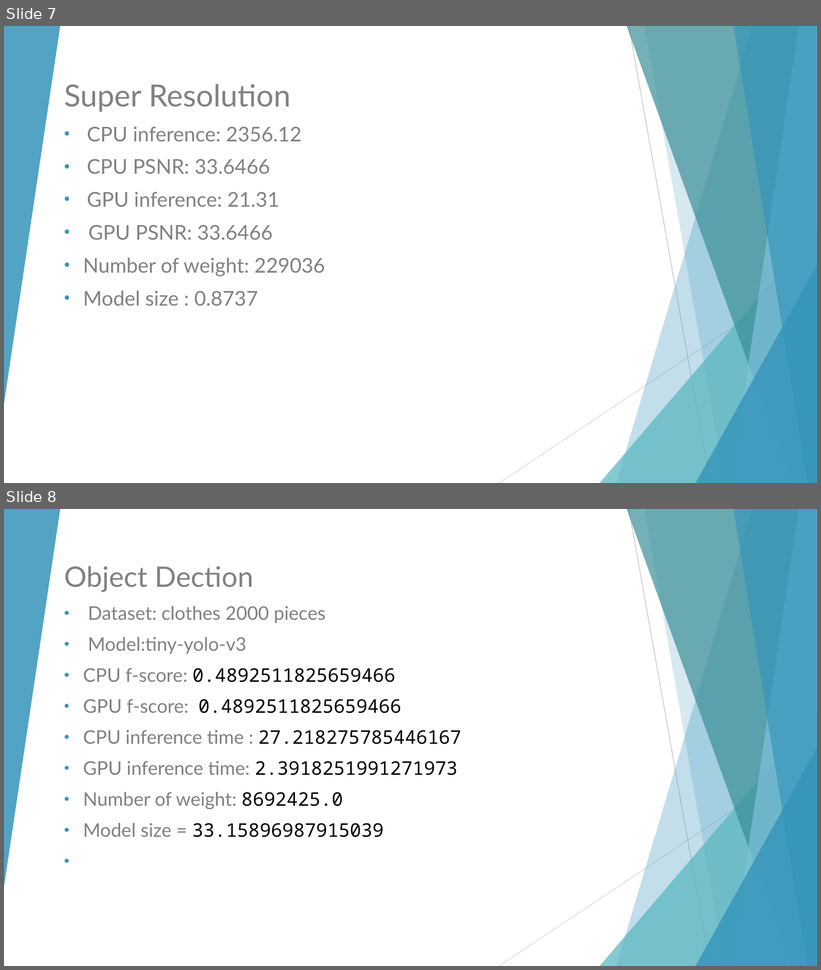
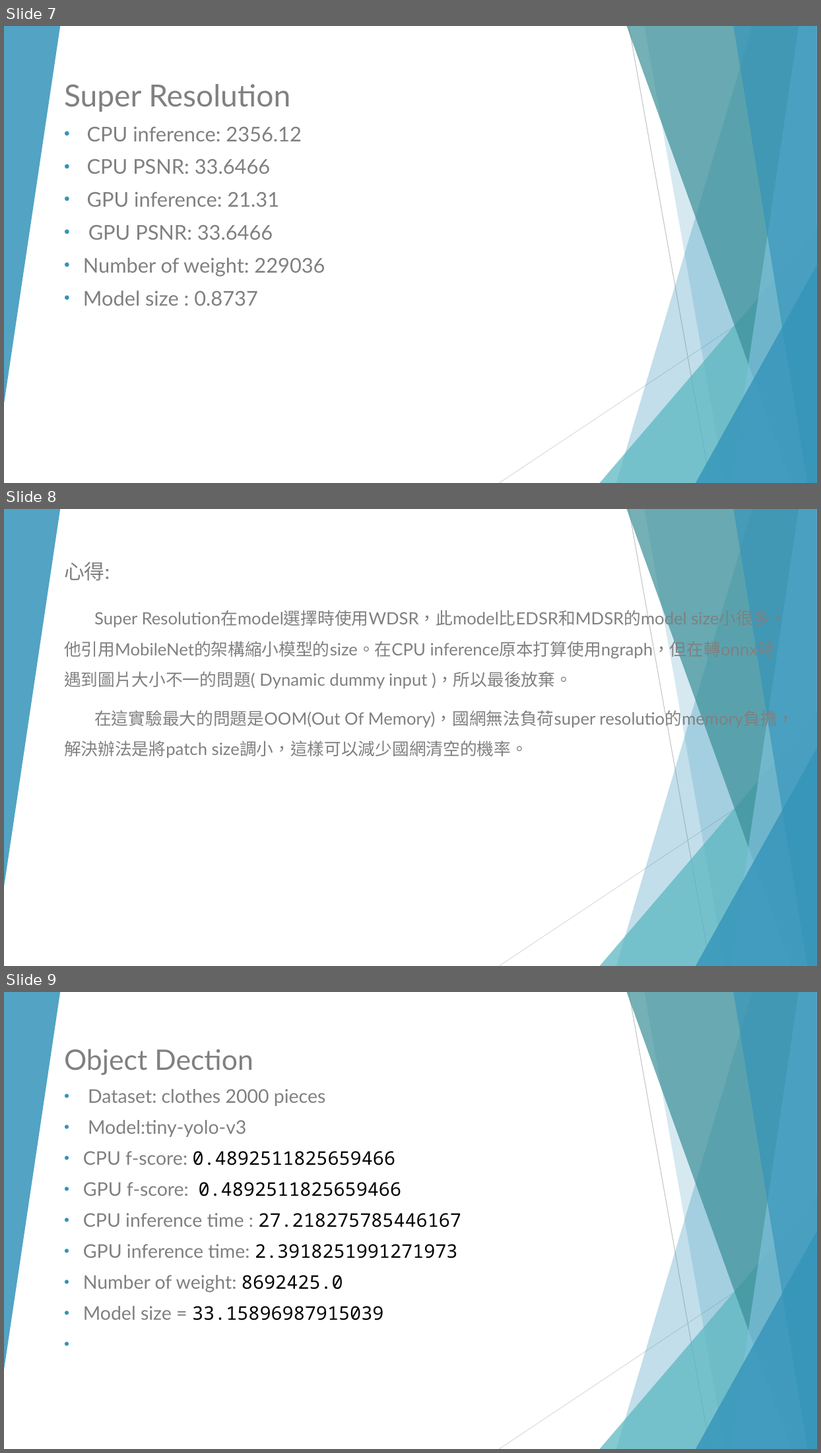
Before and after one commit to Mowd/nctu_dl_final, a slide deck: DL_final_team7_v1.1.pptx. Shown one above the other, each under a label of ours: slides 7 and 8 before the commit, slides 7, 8 and 9 after it. The pictures are 821x970 and 821x1453 pixels, drawn with LibreOffice and Linux fonts; fonts in the diff are those of the drawing. Boxes give left, top, right and bottom in pixels: in the first picture for what was removed or moved away, otherwise in the second. Text is boxed around its words. In the diff, an @@ line names an element or a change of style, - is before the commit and + after.

```diff
--- a/DL_final_team7_v1.1.pptx
+++ b/DL_final_team7_v1.1.pptx
@@ slide 8 added at bbox=[4, 509, 817, 966], background #FFFFFF; not listed: 10 template elements that a slide beside it also shows @@
@@ subtitle added at bbox=[64, 562, 794, 758], 20 pt, text #808080 @@
+心得:
+Super Resolution在model選擇時使用WDSR，此model比EDSR和MDSR的model size小很多，他引用MobileNet的架構縮小模型的size。在CPU inference原本打算使用ngraph，但在轉onnx時遇到圖片大小不一的問題( Dynamic dummy input )，所以最後放棄。
+在這實驗最大的問題是OOM(Out Of Memory)，國網無法負荷super resolutio的memory負擔，解決辦法是將patch size調小，這樣可以減少國網清空的機率。
@@ what was slide 8 is now slide 9 @@
```
Also in this commit, not shown: 1 slide changed, 2 other slides added, 1 slide removed.
